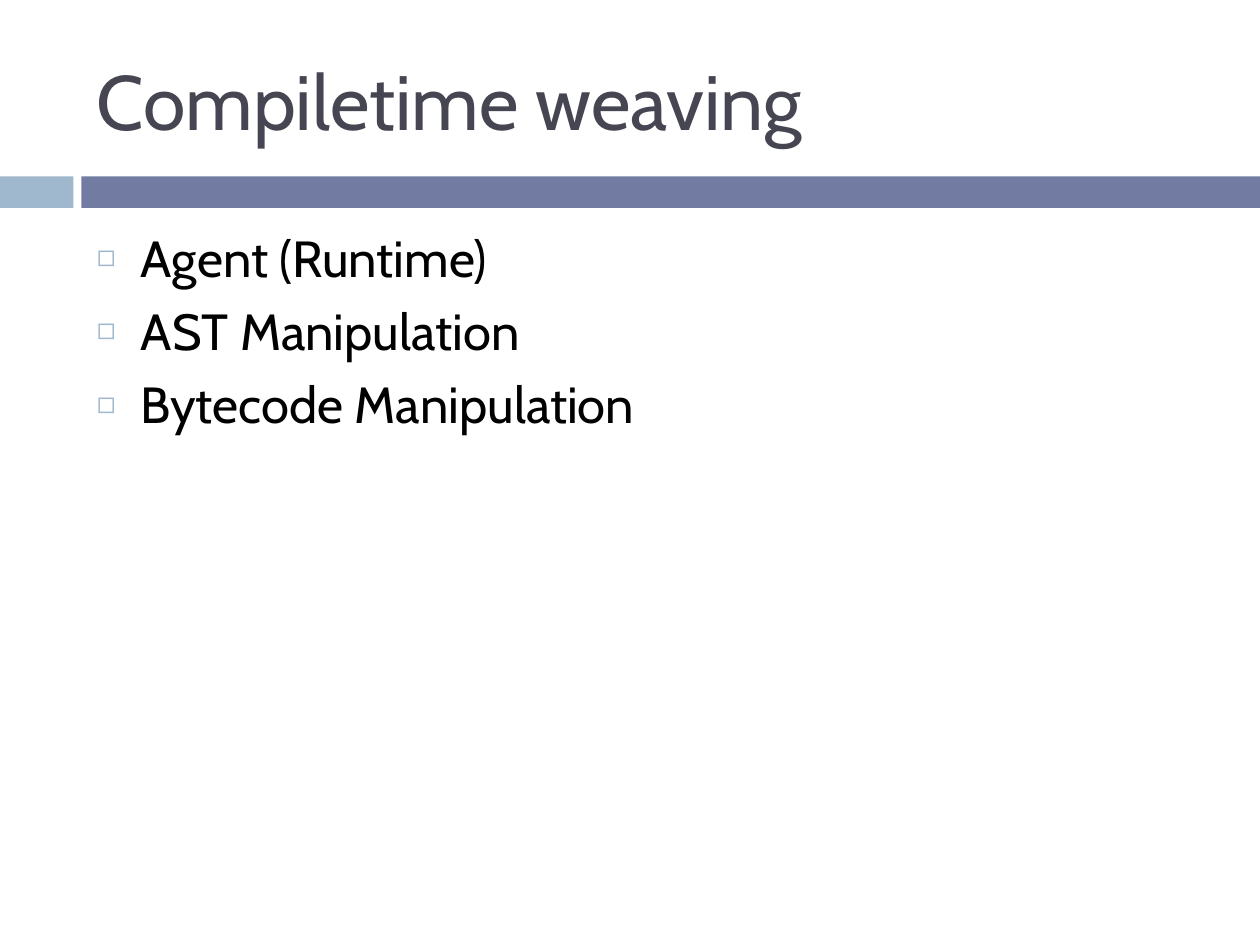
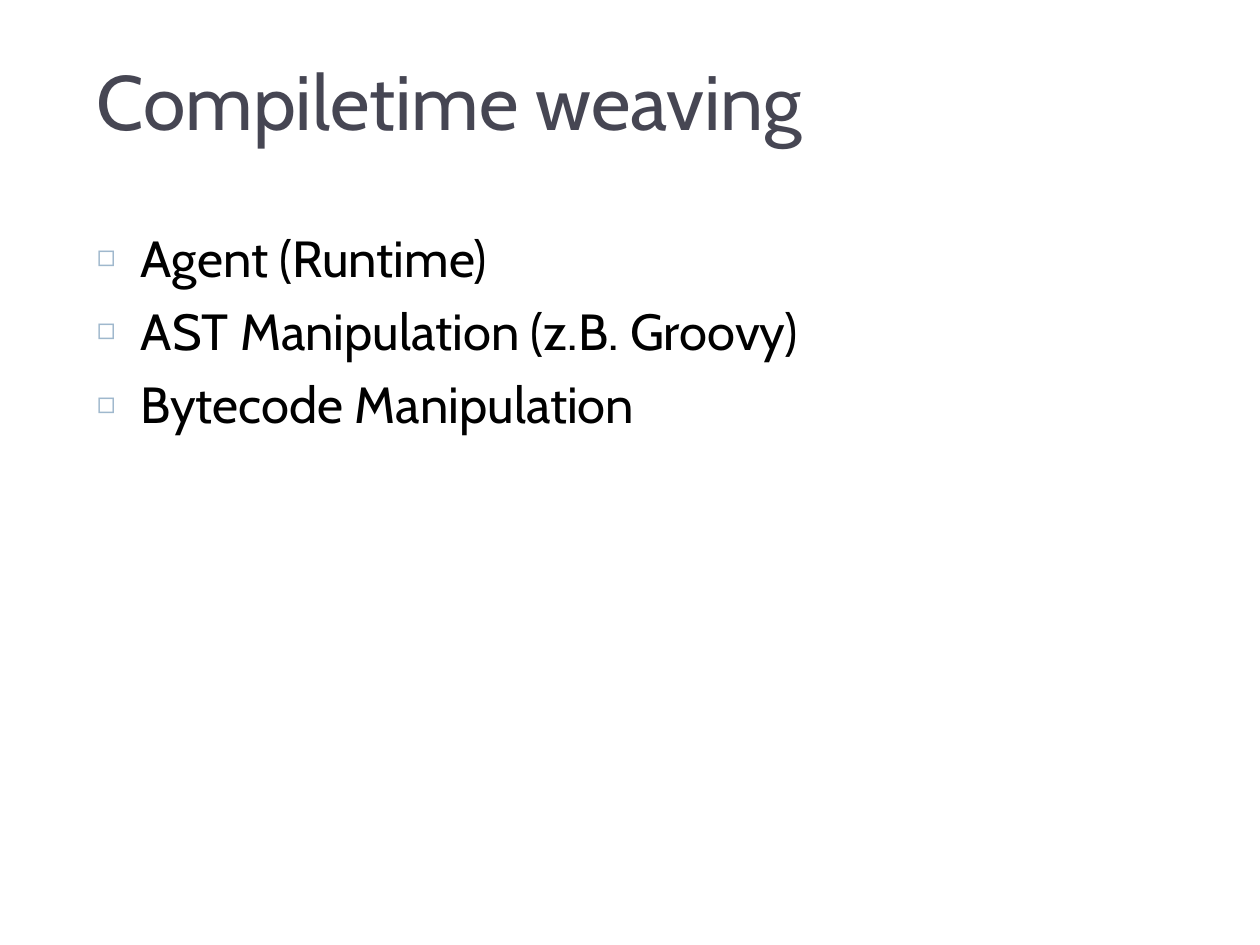
Before and after one commit to RainerW/sdc2012, a slide deck: slide 16 of presentation/aop.pptm (slide 17 before the commit). Drawn at 1260x945 pixels with LibreOffice and Linux fonts; fonts in the diff are those of the drawing; background and template pictures are left out. Boxes give left, top, right and bottom in pixels: in the first picture for what was removed or moved away, otherwise in the second. Text is boxed around its words. In the diff, an @@ line names an element or a change of style, - is before the commit and + after.

```diff
--- a/presentation/aop.pptm
+++ b/presentation/aop.pptm
@@ rectangle removed at [0, 176, 73, 208] @@
@@ rectangle added at [0, 165, 1260, 214], fill #FFFFFF, outline #FFFFFF 1.5 pt @@
@@ text at [141, 312, 798, 362]: text changed @@
-◻ AST Manipulation
+◻ AST Manipulation (z.B. Groovy)
```
Also in this commit, not shown: 17 other slides changed, 1 slide added, 3 slides removed.
